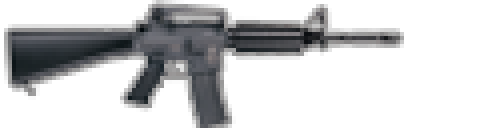
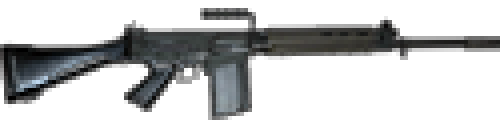
Layer changes from the first 500 x 128 image to the second:
added group "Group 1" with 12 layers above "Layer 2" over [0, 0, 500, 128]
added layer "Layer 7" in group "Group 1" over [0, 8, 500, 120]
hid "Layer 5", moved it into group "Group 1", painted on it over [8, 0, 428, 128]
